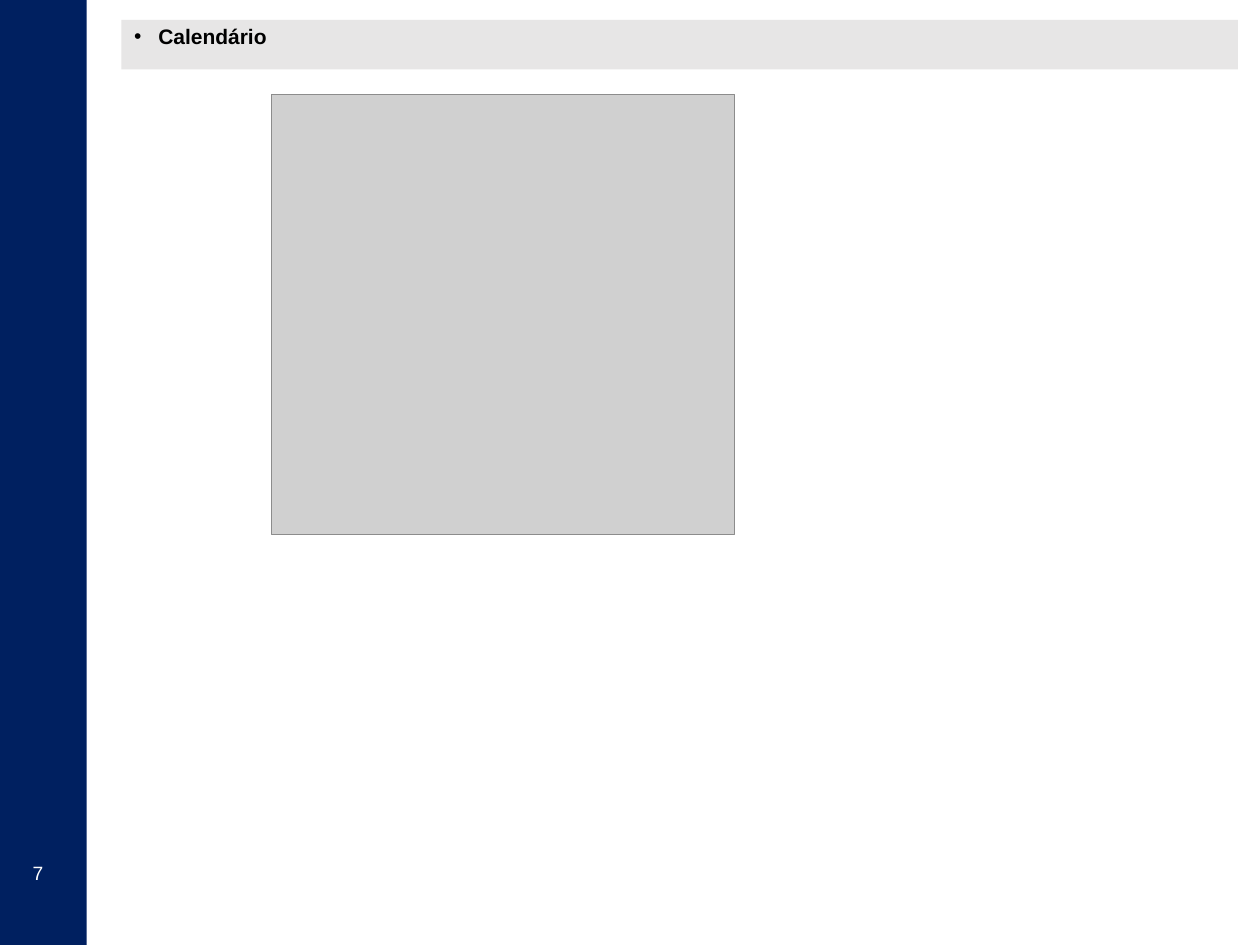
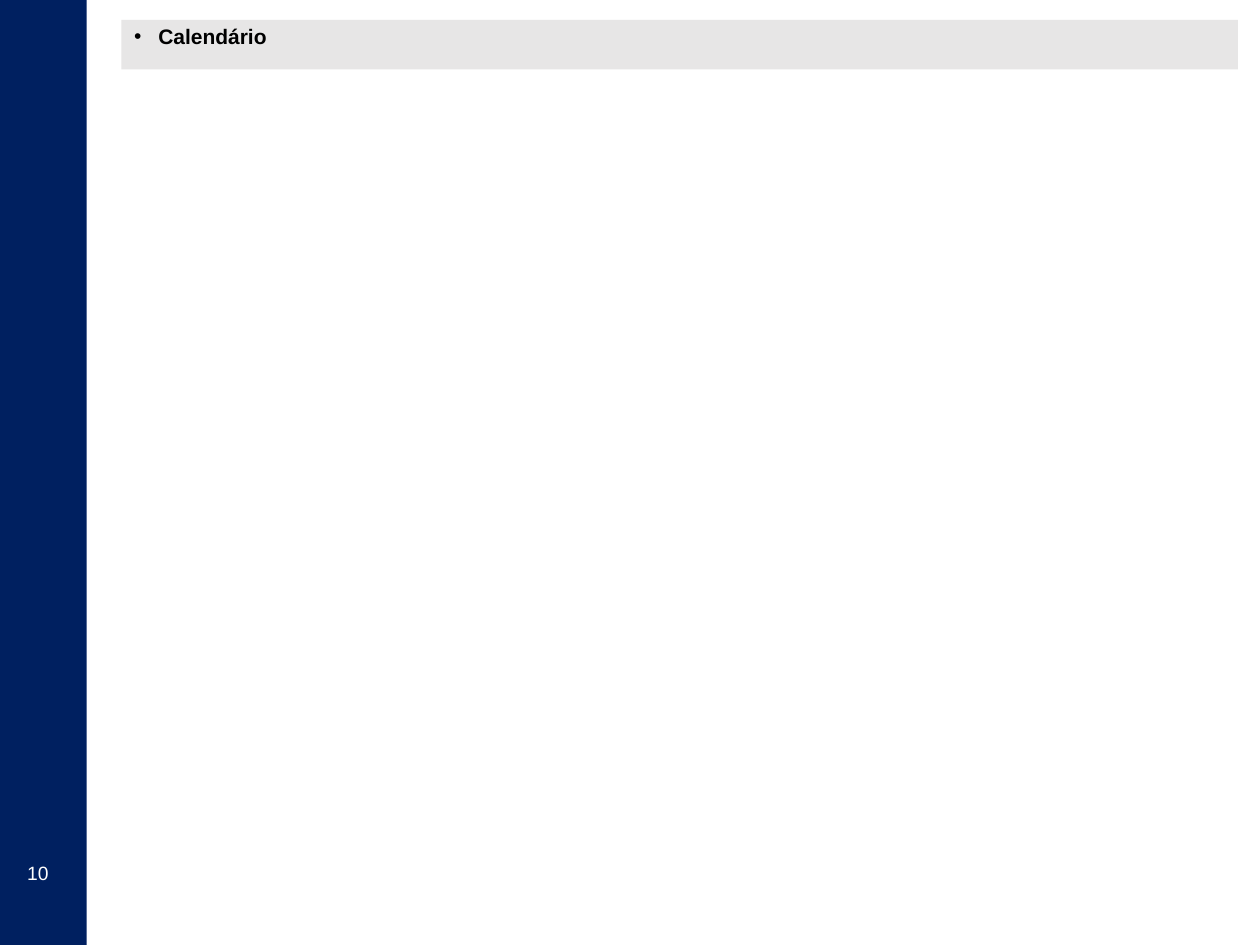
Before and after one commit to Gabulhas/CompWeb, a slide deck: slide 10 of UBI_CompWeb_2018_templates.pptx (slide 7 before the commit). Drawn at 1260x945 pixels with LibreOffice and Linux fonts; fonts in the diff are those of the drawing; grey boxes stand for pictures; background and template pictures are left out. Boxes give left, top, right and bottom in pixels: in the first picture for what was removed or moved away, otherwise in the second. Text is boxed around its words. In the diff, an @@ line names an element or a change of style, - is before the commit and + after.

```diff
--- a/UBI_CompWeb_2018_templates.pptx
+++ b/UBI_CompWeb_2018_templates.pptx
@@ picture removed at (x1=271, y1=94, x2=735, y2=534) @@
@@ page number at (x1=27, y1=866, x2=48, y2=880): text changed @@
-7
+10
```
Also in this commit, not shown: 2 other slides changed, 10 slides added, 4 slides removed, 4 other files.
